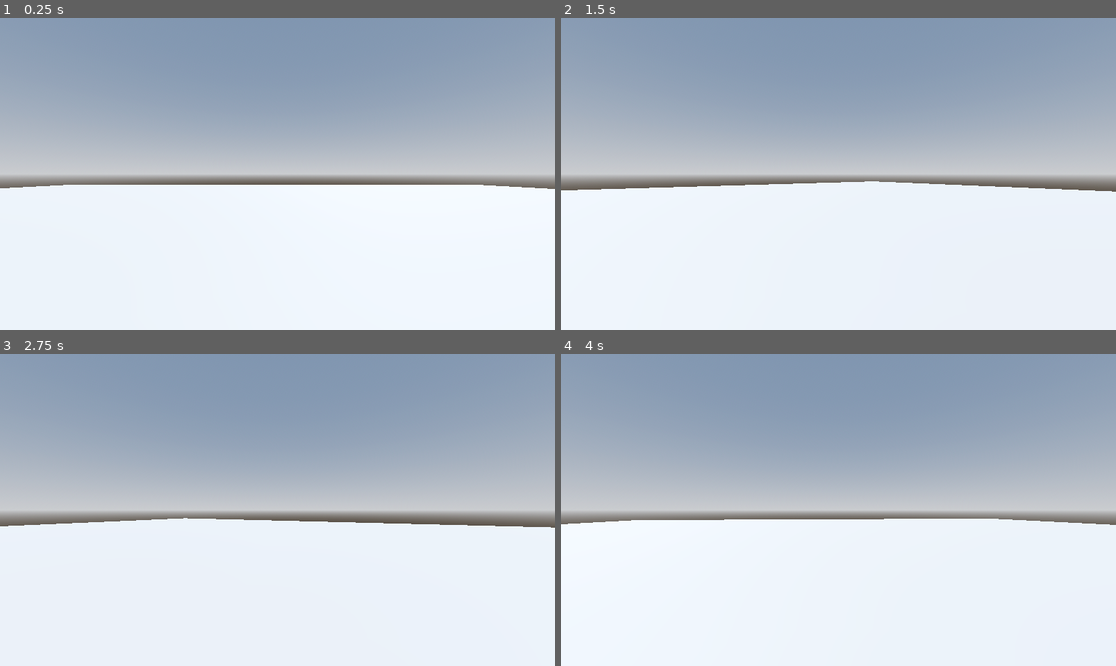
Above: before the commit, frames 1-4 (two rows, left to right).
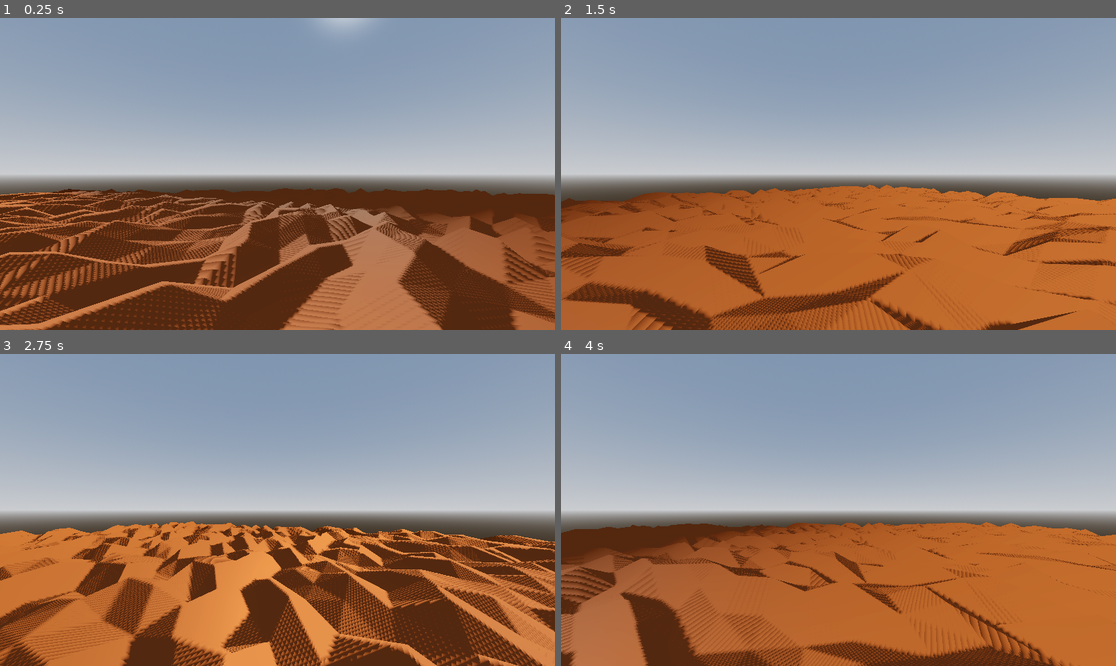
Above: after the commit, the same moments.

Repository: ellebell43/ylands-2
Game: Godot game, scene res://scenes/test.tscn
Two runs of this game, one before a commit and one after it. Both use one fixed random seed, a clock stepped at 60 frames per second and the inputs below. The project has no main scene, so this scene is started directly.
Inputs:
- Up to frame 1 (0.25 s): no input
- Up to frame 2 (1.5 s): tap Enter (ui_accept) at 0.5, 0.77 s; hold D (move_right) 0.53-1.28 s; hold Left (look_left) 0.53-1.28 s; hold S (move_back) from 1.28 s (still down); tap Right (look_right) at 1.35 s
- Up to frame 3 (2.75 s): tap Enter (ui_accept) at 1.52 s; release S (move_back) at 2.03 s; hold D (move_right) from 2.03 s (still down); hold Left (look_left) from 2.03 s (still down)
- Up to frame 4 (4 s): release D (move_right) at 2.78 s; release Left (look_left) at 2.78 s; hold W (move_forward) 2.78-3.53 s; tap Right (look_right) at 2.85 s; tap Enter (ui_accept) at 3.02, 3.77 s; hold A (move_left) from 3.53 s (still down); hold Left (look_left) from 3.53 s (still down)

The runs differ from the first frame. In frame 1, 47% of the frame differs, in the area x 0-100%, y 0-100%; in frame 2, 46%; in frame 3, 46%; in frame 4, 47%, in the area x 0-100%, y 52-100%.

Commit message:
terrain now has a material. Collision shape still isn't forming to the mesh correctly and normals are not getting generated correctly either yet. Focusing on addressing the normals issue first

Diff:
--- a/scenes/generated_terrain.gd
+++ b/scenes/generated_terrain.gd
@@ -1,3 +1,4 @@
+class_name GeneratedTerrain
 extends MeshInstance3D
 
 ## The width terrain. Determines the amount of z-axis vertices
@@ -6,9 +7,7 @@
 @export var length := 50.0
 
 func create_mesh_chunk() -> void:
-	print("creating mesh")
 	# initialize an empty surface array and resize it to expected value
-	var arr_mesh := ArrayMesh.new()
 	var arrays := []
 	arrays.resize(Mesh.ARRAY_MAX)
 
@@ -21,21 +20,26 @@
 
 	var x := 0.0
 	var z := 0.0
-	var y := 0.2
+	#var y := 0.2
 
 	var this_row := 0
 	var prev_row := 0
 	var point := 0
 
 	for a in (width):
+		# determine u value based on ratio relative to width
 		var u := float(a) / width
 		for b in length:
+			# determine v value based on ratio relative to length
 			var v := float(b) / length
-			var vert = Vector3(x + b, y, z + a)
+			# determine vertex position and add to vert array
+			var vert = Vector3(x + b, randf(), z + a)
 			verts.append(vert)
-			normals.append(Vector3(0,1,0))
+			# create normal. THIS IS NOT RIGHT. NEEDS TO BE ACTUALLY CALCULATED
+			normals.append(vert.normalized() * -1)
+			#normals.append(Vector3(0,1,0))
 			uvs.append(Vector2(u,v))
-			colors.append(Color(randi() % 225, randi() % 225, randi() % 225))
+			colors.append(Color.SADDLE_BROWN)
 			point += 1
 
 			if (a > 0 and b > 0):
@@ -60,18 +64,22 @@
 	# Create mesh surface from mesh array.
 	# No blendshapes, lods, or compression used.
 	mesh.add_surface_from_arrays(Mesh.PRIMITIVE_TRIANGLES, arrays)
+	var mat := StandardMaterial3D.new()
+	mat.vertex_color_use_as_albedo = true
+	mesh.surface_set_material(0, mat)
 
 	print("mesh created")
+
+func create_mesh_collision() -> void:
+	create_multiple_convex_collisions()
 
 # Called when the node enters the scene tree for the first time.
 func _ready() -> void:
 	create_mesh_chunk()
+	create_mesh_collision()
+	# set posisiton relative to defined size
 	position.x = -length / 2
 	position.z = -width / 2
-	get_viewport().debug_draw = Viewport.DEBUG_DRAW_WIREFRAME
-	pass # Replace with function body.
 
-
-# Called every frame. 'delta' is the elapsed time since the previous frame.
-func _process(delta: float) -> void:
-	pass
+	# display in wireframe
+	#get_viewport().debug_draw = Viewport.DEBUG_DRAW_WIREFRAME
--- a/scenes/test.tscn
+++ b/scenes/test.tscn
@@ -22,9 +22,6 @@
 [sub_resource type="PlaneMesh" id="PlaneMesh_iyx0m"]
 material = SubResource("StandardMaterial3D_ij1v8")
 
-[sub_resource type="ConcavePolygonShape3D" id="ConcavePolygonShape3D_errlg"]
-data = PackedVector3Array(1, 0, 1, -1, 0, 1, 1, 0, -1, -1, 0, 1, -1, 0, -1, 1, 0, -1)
-
 [sub_resource type="CapsuleMesh" id="CapsuleMesh_bl13t"]
 
 [sub_resource type="CapsuleShape3D" id="CapsuleShape3D_iyx0m"]
@@ -36,7 +33,7 @@
 [node name="Environment" type="Node3D" parent="."]
 
 [node name="DirectionalLight3D" type="DirectionalLight3D" parent="Environment"]
-transform = Transform3D(-0.8660254, -0.43301278, 0.25, 0, 0.49999997, 0.86602545, -0.50000006, 0.75, -0.43301266, 0, 0, 0)
+transform = Transform3D(-0.8660253, -0.4330128, 0.25000003, -0.16535603, 0.7198998, 0.6740931, -0.47186595, 0.5424428, -0.6950527, 0, 0, 0)
 shadow_enabled = true
 
 [node name="WorldEnvironment" type="WorldEnvironment" parent="Environment"]
@@ -51,11 +48,11 @@
 collision_layer = 2
 
 [node name="CollisionShape3D" type="CollisionShape3D" parent="GroundMesh/Ground"]
-shape = SubResource("ConcavePolygonShape3D_errlg")
+disabled = true
 
 [node name="Player" type="CharacterBody3D" parent="."]
 transform = Transform3D(1, 0, 0, 0, 1, 0, 0, 0, 1, 0, 1.2601266, 0)
-collision_mask = 2
+collision_layer = 2
 script = ExtResource("1_errlg")
 
 [node name="MeshInstance3D" type="MeshInstance3D" parent="Player"]
@@ -65,7 +62,7 @@
 shape = SubResource("CapsuleShape3D_iyx0m")
 
 [node name="Camera3D" type="Camera3D" parent="Player"]
-transform = Transform3D(1, 0, 0, 0, 1, 0, 0, 0, 1, 0, 0.52482224, 0)
+transform = Transform3D(1, 0, 0, 0, 1, 0, 0, 0, 1, 0, 0.52482224, -0.46089685)
 
 [node name="GeneratedTerrain" type="MeshInstance3D" parent="."]
 transform = Transform3D(1, 0, 0, 0, 1, 0, 0, 0, 1, -1, 0.029, -1)
Not shown: 1 places in scenes/test.tscn that only renumber resources
